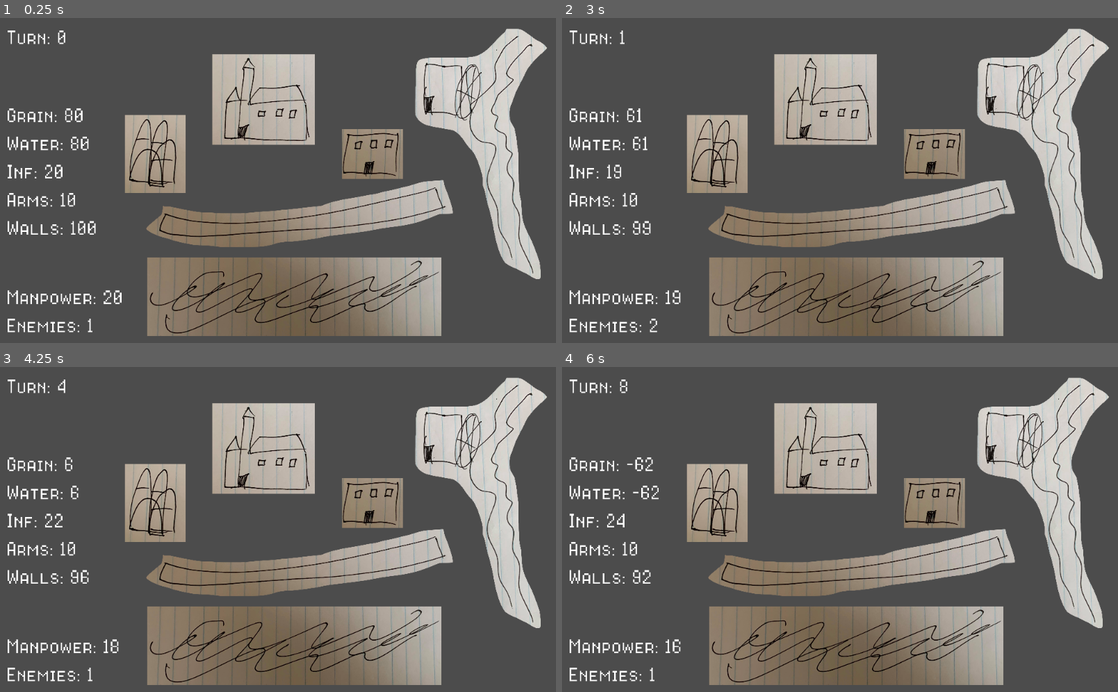
Above: before the commit, frames 1-4 (two rows, left to right).
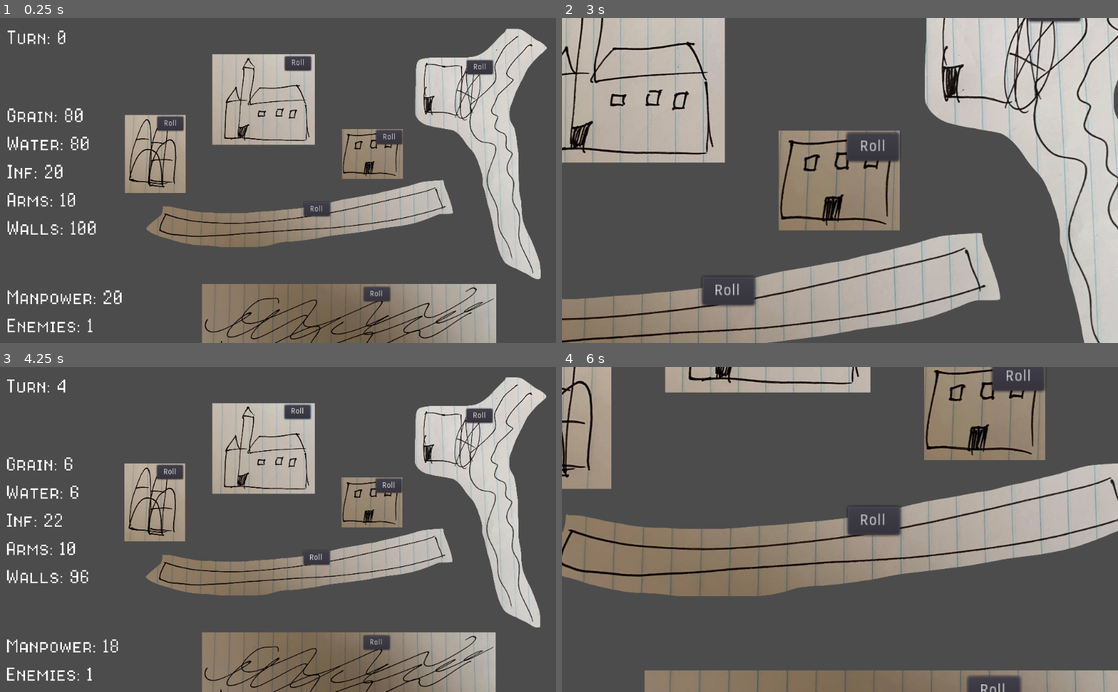
Above: after the commit, the same moments.

Repository: CapsCollective/rng-stronghold
Game: Godot game, scene res://scenes/main.tscn
Two runs of this game, one before a commit and one after it. Both use one fixed random seed, a clock stepped at 60 frames per second and the inputs below.
Inputs (mouse positions are in pixels of both pictures, inside the frame that each line leads up to):
- Up to frame 1 (0.25 s): no input
- Up to frame 2 (3 s): click (862, 63) at 0.5 s, where only the run after the commit has a clickable "Roll"; click (862, 63) at 1.25 s, where only the run after the commit has a clickable "Roll"; click (862, 63) at 2 s, where only the run after the commit has a clickable "Roll"; tap Enter (ui_accept) at 2.75 s; move the mouse to (962, 164) at 2.77 s; press the mouse at (962, 164) at 2.78 s
- Up to frame 3 (4.25 s): tap Enter (ui_accept) at 3.02, 3.5, 3.77 s; right-click (400, 513) at 3.05 s; move the mouse to (166, 545) at 3.52 s; release the mouse at (166, 545) at 3.53 s; right-click (166, 545) at 3.6 s; click (166, 545) at 3.8 s
- Up to frame 4 (6 s): tap Enter (ui_accept) at 4.25, 5, 5.27, 5.75 s; move the mouse to (895, 458) at 4.27 s; press the mouse at (895, 458) at 4.28 s; right-click (895, 458) at 4.55 s; move the mouse to (812, 594) at 5.02 s; release the mouse at (812, 594) at 5.03 s; right-click (812, 594) at 5.1 s; click (812, 594) at 5.3 s; move the mouse to (1006, 578) at 5.77 s; press the mouse at (1006, 578) at 5.78 s

The runs differ from the first frame. In frame 1, 12% of the frame differs, in the area x 26-90%, y 11-100%; in frame 2, 60%, in the area x 0-100%, y 0-100%; in frame 3, 17%; in frame 4, 55%.

Commit message:
Added roll button and fixed buildings scene

Diff:
--- a/scenes/buildings.tscn
+++ b/scenes/buildings.tscn
@@ -6,6 +6,9 @@
 [ext_resource path="res://res/water-supply.png" type="Texture" id=4]
 [ext_resource path="res://res/walls.png" type="Texture" id=5]
 [ext_resource path="res://res/field.png" type="Texture" id=6]
+[ext_resource path="res://scripts/building.gd" type="Script" id=7]
+[ext_resource path="res://scripts/buildings.gd" type="Script" id=8]
+[ext_resource path="res://scenes/roll_button.tscn" type="PackedScene" id=9]
 
 [sub_resource type="RectangleShape2D" id=1]
 extents = Vector2( 97.3824, 85.1436 )
@@ -17,12 +20,14 @@
 extents = Vector2( 60.922, 75.014 )
 
 [sub_resource type="RectangleShape2D" id=4]
-extents = Vector2( 1367.67, 377.338 )
+extents = Vector2( 278.948, 75.791 )
 
 [node name="Buildings" type="Node2D"]
+script = ExtResource( 8 )
 
 [node name="Keep" type="Area2D" parent="."]
 position = Vector2( 400, 150 )
+script = ExtResource( 7 )
 
 [node name="Sprite" type="Sprite" parent="Keep"]
 scale = Vector2( 0.2, 0.2 )
@@ -31,18 +36,33 @@
 [node name="CollisionShape2D" type="CollisionShape2D" parent="Keep"]
 shape = SubResource( 1 )
 
+[node name="Button" parent="Keep" instance=ExtResource( 9 )]
+margin_left = 38.916
+margin_top = -79.8026
+margin_right = 86.916
+margin_bottom = -53.8026
+
 [node name="Armoury" type="Area2D" parent="."]
 position = Vector2( 600, 250 )
+script = ExtResource( 7 )
 
 [node name="Sprite" type="Sprite" parent="Armoury"]
 scale = Vector2( 0.2, 0.2 )
 texture = ExtResource( 2 )
 
 [node name="CollisionShape2D" type="CollisionShape2D" parent="Armoury"]
+position = Vector2( 0, -0.492615 )
 shape = SubResource( 2 )
+
+[node name="Button" parent="Armoury" instance=ExtResource( 9 )]
+margin_left = 7.3889
+margin_top = -43.8421
+margin_right = 55.3889
+margin_bottom = -17.8421
 
 [node name="Granary" type="Area2D" parent="."]
 position = Vector2( 200, 250 )
+script = ExtResource( 7 )
 
 [node name="Sprite" type="Sprite" parent="Granary"]
 scale = Vector2( 0.2, 0.2 )
@@ -51,35 +71,58 @@
 [node name="CollisionShape2D" type="CollisionShape2D" parent="Granary"]
 shape = SubResource( 3 )
 
+[node name="Button" parent="Granary" instance=ExtResource( 9 )]
+margin_left = 3.94077
+margin_top = -69.4578
+margin_right = 51.9408
+margin_bottom = -43.4578
+
 [node name="Water" type="Area2D" parent="."]
 position = Vector2( 800, 250 )
+script = ExtResource( 7 )
 
 [node name="Sprite" type="Sprite" parent="Water"]
 scale = Vector2( 0.2, 0.2 )
 texture = ExtResource( 4 )
 
 [node name="CollisionPolygon2D" type="CollisionPolygon2D" parent="Water"]
+position = Vector2( 0, 0.492615 )
 scale = Vector2( 0.2, 0.2 )
 polygon = PoolVector2Array( -64.0144, -904.472, -600.3, -906.856, -640.82, -315.75, -249.927, -167.973, -59.2476, 96.59 …(185 unchanged characters)…
 
+[node name="Button" parent="Water" instance=ExtResource( 9 )]
+
 [node name="Wall" type="Area2D" parent="."]
 position = Vector2( 465.983, 360 )
-scale = Vector2( 0.2, 0.2 )
+script = ExtResource( 7 )
 
 [node name="Sprite" type="Sprite" parent="Wall"]
+scale = Vector2( 0.2, 0.2 )
 texture = ExtResource( 5 )
 
 [node name="CollisionPolygon2D" type="CollisionPolygon2D" parent="Wall"]
-polygon = PoolVector2Array( -1256.5, -94.366, -949.033, -37.1624, -493.786, -20.4778, 56.8008, -72.9146, 204.577, -89.5991, 898.174, -249.293, 1143.67, -318.415, 1353.42, -327.948, 1439.23, -3.79346, 1298.6, 17.6582, 1038.8, 108.231, -98.1265, 282.226, -334.092, 337.046, -808.407, 332.279, -1080.13, 296.527, -1351.84, 213.104, -1442.42, 153.517, -1304.17, 8.12427 )
+scale = Vector2( 0.2, 0.2 )
+polygon = PoolVector2Array( -1248.83, -88.9685, -614.43, -4.38159, 1341.02, -352.681, 1472.87, 13.0332, -497.501, 356.356, -1450.35, 159.816, -1228.93, -93.9443 )
+
+[node name="Button" parent="Wall" instance=ExtResource( 9 )]
+margin_left = 7.71512
+margin_top = -20.6493
+margin_right = 55.7151
+margin_bottom = 5.35074
 
 [node name="Battlefield" type="Area2D" parent="."]
 position = Vector2( 557.509, 562.771 )
-scale = Vector2( 0.2, 0.2 )
+script = ExtResource( 7 )
 
 [node name="Sprite" type="Sprite" parent="Battlefield"]
-position = Vector2( -505.3, -245.5 )
+scale = Vector2( 0.2, 0.2 )
 texture = ExtResource( 6 )
 
 [node name="CollisionShape2D" type="CollisionShape2D" parent="Battlefield"]
-position = Vector2( -505.3, -245.5 )
 shape = SubResource( 4 )
+
+[node name="Button" parent="Battlefield" instance=ExtResource( 9 )]
+margin_left = 26.6338
+margin_top = -66.9236
+margin_right = 74.6338
+margin_bottom = -40.9236
--- /dev/null
+++ b/scenes/roll_button.tscn
@@ -0,0 +1,11 @@
+[gd_scene format=2]
+
+[node name="Button" type="Button"]
+margin_left = -26.1086
+margin_top = -172.906
+margin_right = 21.8914
+margin_bottom = -146.906
+text = "Roll"
+__meta__ = {
+"_edit_use_anchors_": false
+}
--- a/scripts/building.gd
+++ b/scripts/building.gd
@@ -1,6 +1,12 @@
 extends Area2D
+
+func _ready():
+	$Button.connect("button_down", self, "resolve_event")
 
 func _input_event(viewport, event, shape_idx):
 	if event is InputEventMouseButton and event.pressed:
 		if Input.is_action_pressed("lmb"):
 			get_parent().building_clicked(self)
+
+func resolve_event():
+	print("rolling...")
--- a/scripts/buildings.gd
+++ b/scripts/buildings.gd
@@ -2,13 +2,17 @@
 
 onready var camera = $"../Camera2D"
 
+var zoomed = false
+
 func building_clicked(building):
-	print(building.name)
-	camera.zoom = Vector2(0.5, 0.5)
-	camera.position = building.global_position
+	if not zoomed:
+		camera.zoom = Vector2(0.5, 0.5)
+		camera.position = building.global_position
+		zoomed = true
 
 func _input(event):
 	if event is InputEventMouseButton and event.pressed:
 		if Input.is_action_pressed("rmb"):
 			camera.zoom = Vector2(1, 1)
 			camera.position = Vector2(get_viewport().size.x/2, get_viewport().size.y/2)
+			zoomed = false
Not shown: 1 places in scenes/buildings.tscn that only renumber resources
